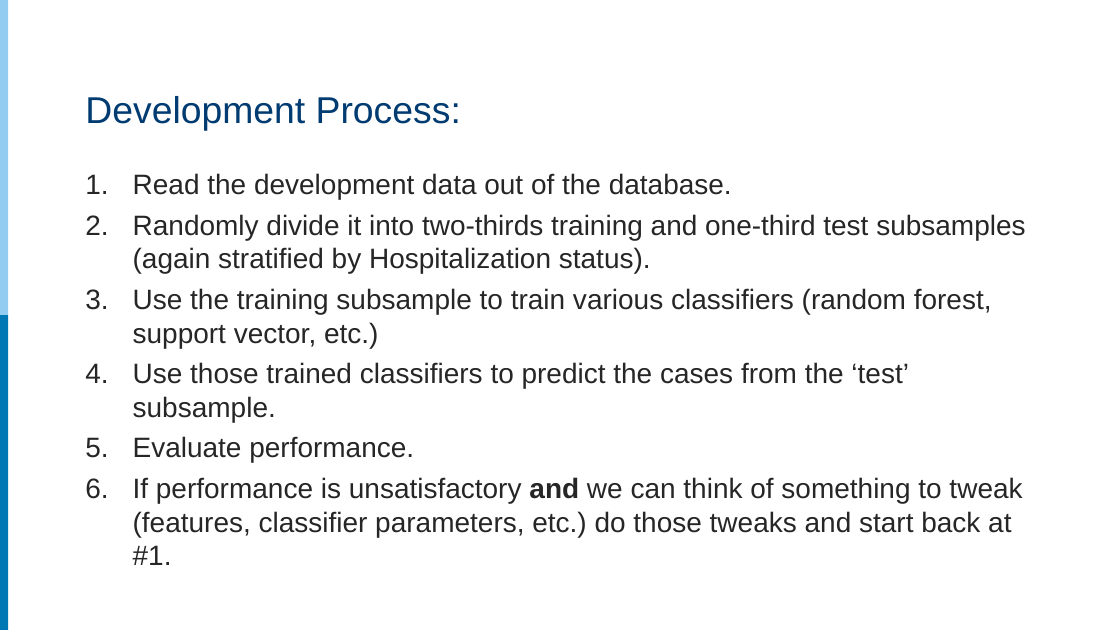
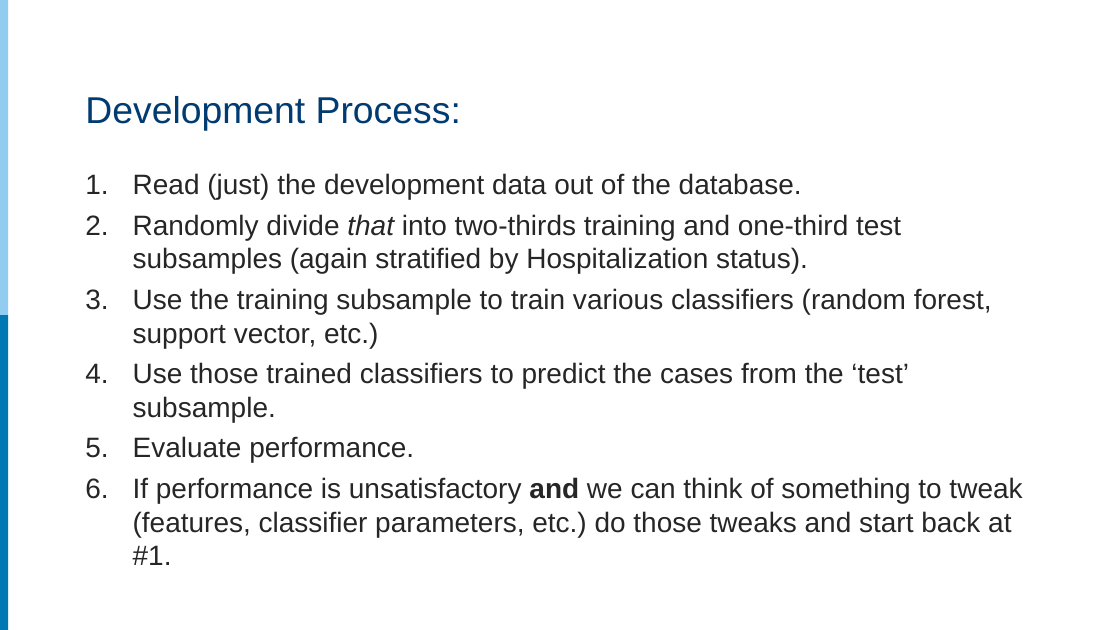
Before and after one commit to rpardee/hcsrn_2019, a slide deck: slide 8 of analytics_for_hmos.pptx (slide 10 before the commit). Drawn at 1120x630 pixels with LibreOffice and Linux fonts; fonts in the diff are those of the drawing. Boxes give left, top, right and bottom in pixels: in the first picture for what was removed or moved away, otherwise in the second. Text is boxed around its words. In the diff, an @@ line names an element or a change of style, - is before the commit and + after.

```diff
--- a/analytics_for_hmos.pptx
+++ b/analytics_for_hmos.pptx
@@ text at box(133, 173, 901, 273): text changed @@
-1. Read the development data out of the database.
-2. Randomly divide it into two-thirds training and one-third test subsamples (again stratified by Hospitalization status).
+1. Read (just) the development data out of the database.
+2. Randomly divide that into two-thirds training and one-third test subsamples (again stratified by Hospitalization status).
```
Also in this commit, not shown: 9 other slides changed, 5 slides added.
